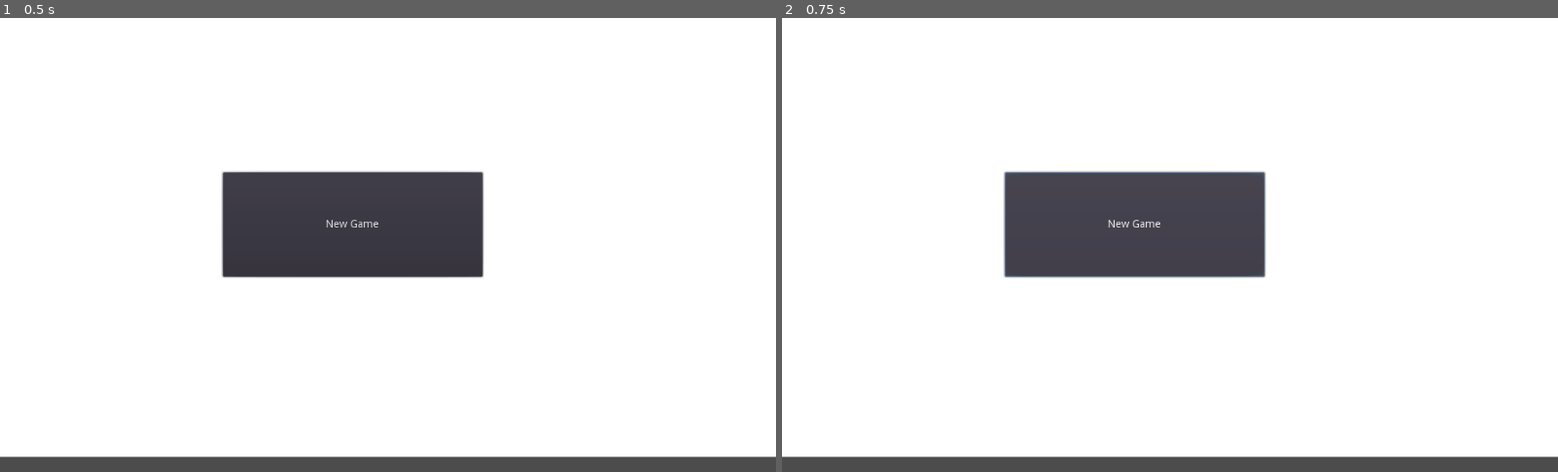
Above: before the commit, frames 1-2 (left to right).
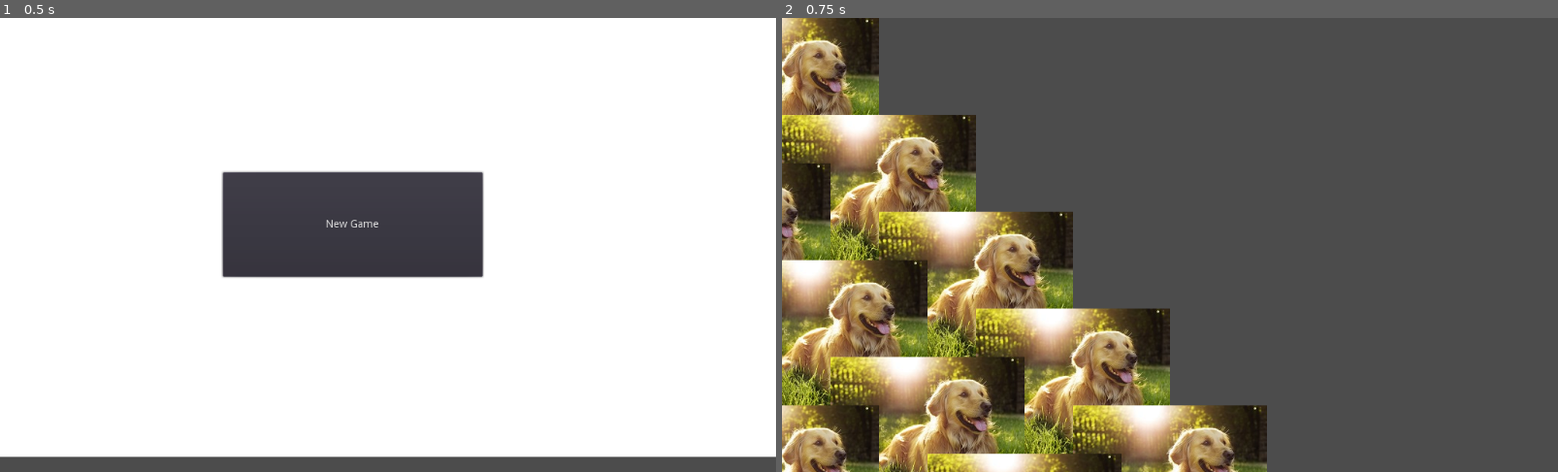
Above: after the commit, the same moments.

Repository: gnnop/UnityRTS
Game: Godot game, scene res://gameMenu/GameMenu.tscn
Same seed, same stepped clock (60 frames per second), same inputs: the game is played once before the commit and once after it.
Inputs:
- Up to frame 1 (0.5 s): no input
- Up to frame 2 (0.75 s): click "New Game" at 0.5 s

Frame 1 is identical in both runs. In frame 2, 91% of the frame differs, in the area x 0-100%, y 0-100%.

Commit message:
world init

Diff:
--- a/GameObj.tscn
+++ /dev/null
@@ -1,6 +0,0 @@
-[gd_scene load_steps=2 format=2]
-
-[ext_resource path="res://serverState/GameObj.gd" type="Script" id=1]
-
-[node name="GameObj" type="Node"]
-script = ExtResource( 1 )
--- a/Character.gd
+++ b/WorldGen.gd
@@ -1,4 +1,4 @@
-extends Camera2D
+extends TileMap
 
 
 # Declare member variables here. Examples:
@@ -8,7 +8,9 @@
 
 # Called when the node enters the scene tree for the first time.
 func _ready():
-	pass # Replace with function body.
+	for i in range(9):
+		for j in range(9):
+			set_cell(i, j, 0)
 
 
 # Called every frame. 'delta' is the elapsed time since the previous frame.
--- a/gameMenu/GameMenu.gd
+++ b/gameMenu/GameMenu.gd
@@ -11,6 +11,11 @@
 	pass # Replace with function body.
 
 func check():
+	$Menu.visible = false
+	var scene = load("res://serverState/GameObj.tscn")
+	var scene_instance = scene.instance()
+	scene_instance.set_name("game_world")
+	add_child(scene_instance)
 	print("Hey Jude")
 	#instead of calling print, initializ the game obj here.
 	#This is a multi stage process. First,
--- a/gameMenu/GameMenu.tscn
+++ b/gameMenu/GameMenu.tscn
@@ -6,21 +6,24 @@
 [node name="GameMenu" type="Node"]
 script = ExtResource( 2 )
 
-[node name="Node" type="Node" parent="."]
+[node name="Menu" type="Node2D" parent="."]
 
-[node name="ColorRect" type="ColorRect" parent="Node"]
+[node name="ColorRect" type="ColorRect" parent="Menu"]
 margin_right = 1040.0
 margin_bottom = 580.0
 __meta__ = {
 "_edit_use_anchors_": false
 }
 
-[node name="Button" type="Button" parent="Node/ColorRect"]
+[node name="Button" type="Button" parent="Menu/ColorRect"]
 margin_left = 294.0
 margin_top = 204.0
 margin_right = 637.0
 margin_bottom = 342.0
 text = "New Game"
 script = ExtResource( 1 )
+__meta__ = {
+"_edit_use_anchors_": false
+}
 
-[connection signal="button_up" from="Node/ColorRect/Button" to="Node/ColorRect/Button" method="_on_button_up"]
+[connection signal="button_up" from="Menu/ColorRect/Button" to="Menu/ColorRect/Button" method="_on_button_up"]
--- /dev/null
+++ b/serverState/GameObj.tscn
@@ -0,0 +1,32 @@
+[gd_scene load_steps=5 format=2]
+
+[ext_resource path="res://serverState/GameObj.gd" type="Script" id=1]
+[ext_resource path="res://WorldGen.gd" type="Script" id=2]
+[ext_resource path="res://dog.jpg" type="Texture" id=3]
+
+[sub_resource type="TileSet" id=1]
+0/name = "dog.jpg 0"
+0/texture = ExtResource( 3 )
+0/tex_offset = Vector2( 0, 0 )
+0/modulate = Color( 1, 1, 1, 1 )
+0/region = Rect2( 0, 0, 256, 256 )
+0/tile_mode = 0
+0/occluder_offset = Vector2( 0, 0 )
+0/navigation_offset = Vector2( 0, 0 )
+0/shape_offset = Vector2( 0, 0 )
+0/shape_transform = Transform2D( 1, 0, 0, 1, 0, 0 )
+0/shape_one_way = false
+0/shape_one_way_margin = 0.0
+0/shapes = [  ]
+0/z_index = 0
+
+[node name="GameObj" type="Node"]
+script = ExtResource( 1 )
+
+[node name="TileMap" type="TileMap" parent="."]
+mode = 1
+tile_set = SubResource( 1 )
+cell_size = Vector2( 256, 256 )
+cell_half_offset = 0
+format = 1
+script = ExtResource( 2 )
Binary file added: Assets/Circle_(transparent).png
Not shown, added: Assets/Circle_(transparent).png.import
Binary file added: dog.jpg
Not shown, added: dog.jpg.import
